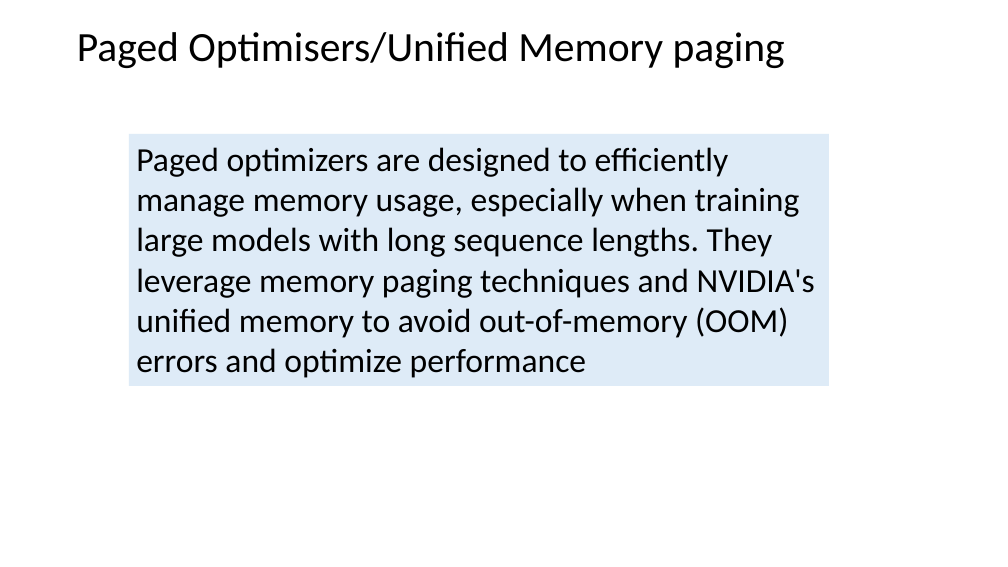
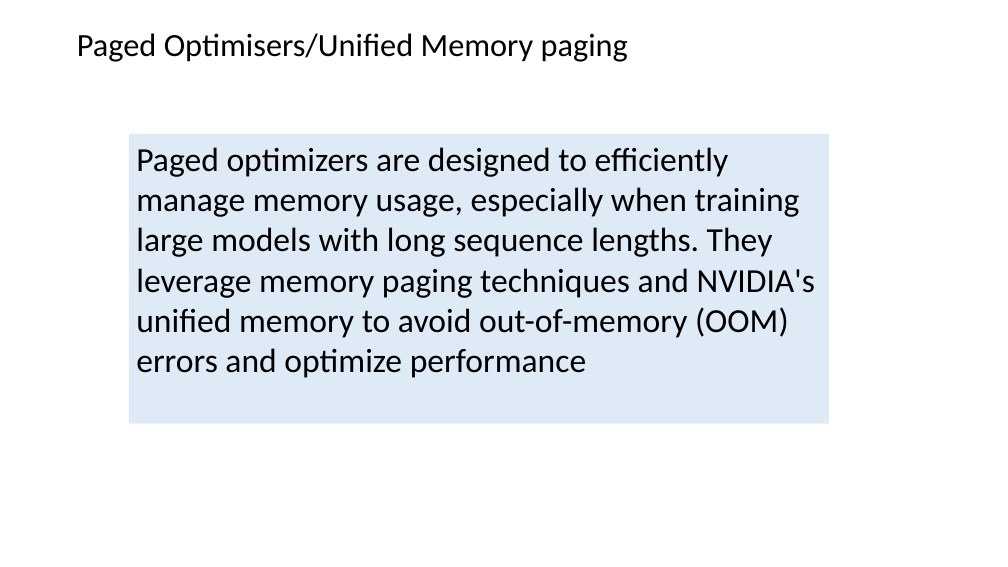
Before and after one commit to anuvindmp/S06, a slide deck: slide 63 of NLP/NOTES/new/LORA.pptx. Drawn at 1008x567 pixels with LibreOffice and Linux fonts; fonts in the diff are those of the drawing; background and template pictures are left out. Boxes give left, top, right and bottom in pixels: in the first picture for what was removed or moved away, otherwise in the second. Text is boxed around its words. In the diff, an @@ line names an element or a change of style, - is before the commit and + after.

```diff
--- a/NLP/NOTES/new/LORA.pptx
+++ b/NLP/NOTES/new/LORA.pptx
@@ title "Paged Optimisers/Unified Memory paging" at (77,33,628,62): size 39.6 to 30.8 pt; line spacing 0.9 to 0.7 @@
@@ rectangle "Paged optimizers are designed to ...": place and size @@
-rectangle "Paged optimizers are designed to ..." at (129,134,829,386)
+rectangle "Paged optimizers are designed to ..." at (129,134,829,423)
```
Also in this commit, not shown: 55 other slides changed, 3 other files.
